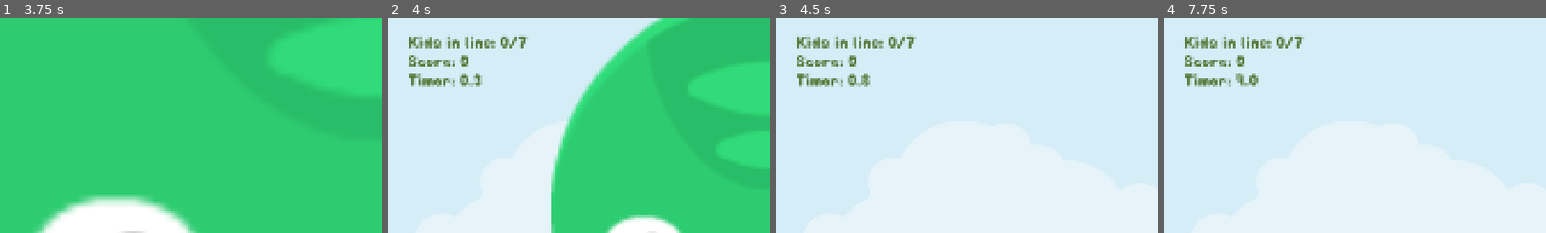
Above: before the commit, frames 1-4 (left to right).
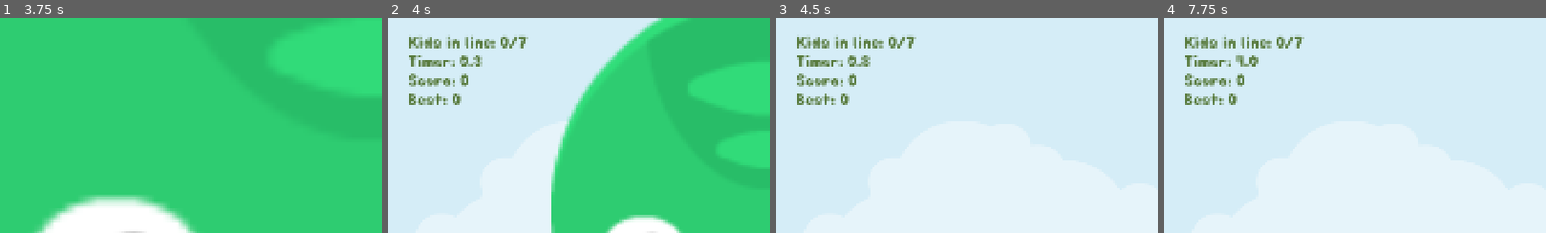
Above: after the commit, the same moments.

Repository: lazaromenezes/zen-jam-10
Game: Godot game, scene res://src/screens/title/title_screen.tscn
Same seed, same stepped clock (60 frames per second), same inputs: the game is played once before the commit and once after it.
Inputs:
- Up to frame 1 (3.75 s): click "1 Player" at 0.5 s; click "1 Player" at 1.25 s; click "1 Player" at 2 s; tap Enter (ui_accept) at 2.75, 3.02 s
- Up to frame 2 (4 s): tap Enter (ui_accept) at 3.77 s
- Up to frame 3 (4.5 s): no input
- Up to frame 4 (7.75 s): tap Enter (ui_accept) at 5.27, 6.02, 6.77 s
The pictures show only the part of the screen within x 0-50%, y 0-50%; the shares and areas given below are measured in that part.

Frame 1 is identical in both runs. In frame 2, 1.5% of the frame differs, in the area x 5-25%, y 17-41%; in frame 3, 1.5%; in frame 4, 1.6%.

Commit message:
Saving and loading record

Diff:
--- a/src/objects/line_manager/line_manager.gd
+++ b/src/objects/line_manager/line_manager.gd
@@ -18,6 +18,15 @@
 var _line_count: int
 var _score: int
 var _reset_timer: bool = false
+var _save_file: String = "save.sav"
+var _record: int
+
+func _enter_tree() -> void:
+	var record := _load_record()
+	if record == -1:
+		push_error("Error while loading current record")
+		record = 0
+	_record = record
 
 func _ready() -> void:
 	_spawn_kid.call_deferred()
@@ -32,6 +41,9 @@
 func get_max_kids_inline() -> int:
 	return _max_kids_inline
 
+func get_record() -> int:
+	return _record
+
 func _spawn_kid() -> void:
 	var kid := _kid_scene.instantiate() as Kid
 	add_sibling(kid)
@@ -41,7 +53,27 @@
 	kid.exit_line.connect(_on_exit_line)
 
 func _game_over() -> void:
+	if _score > _record:
+		_record = _score
+		_save_record()
 	SceneManager.transition_to.call_deferred(SceneManager.Scene.GAME_OVER, false)
+
+func _save_record() -> void:
+	var file = FileAccess.open("user://" + _save_file, FileAccess.WRITE)
+	if not file:
+		printerr("Fail to open file for saving: " + str(FileAccess.get_open_error()))
+		return
+	file.store_32(_record)
+
+func _load_record() -> int:
+	if not FileAccess.file_exists("user://" + _save_file):
+		return 0
+	var file = FileAccess.open("user://" + _save_file, FileAccess.READ)
+	if not file:
+		printerr("Fail to open file for loading: " + str(FileAccess.get_open_error()))
+		return -1
+	var record := file.get_32()
+	return record
 
 func _on_timeout() -> void:
 	_spawn_kid()
--- a/src/ui/hud/hud.gd
+++ b/src/ui/hud/hud.gd
@@ -3,6 +3,7 @@
 
 @export var _in_line_label: Label
 @export var _score_label: Label
+@export var _record_label: Label
 @export var _timer_label: Label
 @export var _line_manager: LineManager
 
@@ -14,6 +15,7 @@
 	_line_manager.updated_line.connect(_on_update_in_line_count)
 	_line_manager.scored.connect(_on_update_score)
 	_on_update_in_line_count(0)
+	_record_label.text = "Best: " + str(_line_manager.get_record())
 
 func _process(_delta: float) -> void:
 	var time := (Time.get_ticks_msec() - _start_time)/1000.0
--- a/src/ui/hud/hud.tscn
+++ b/src/ui/hud/hud.tscn
@@ -6,12 +6,13 @@
 font_size = 42
 font_color = Color(0.34902, 0.482353, 0.243137, 1)
 
-[node name="HUD" type="MarginContainer" node_paths=PackedStringArray("_in_line_label", "_score_label", "_timer_label")]
+[node name="HUD" type="MarginContainer" node_paths=PackedStringArray("_in_line_label", "_score_label", "_record_label", "_timer_label")]
 theme_override_constants/margin_left = 50
 theme_override_constants/margin_top = 40
 script = ExtResource("1_jobw0")
 _in_line_label = NodePath("VBoxContainer/InLIne")
 _score_label = NodePath("VBoxContainer/Score")
+_record_label = NodePath("VBoxContainer/Record")
 _timer_label = NodePath("VBoxContainer/Timer")
 
 [node name="VBoxContainer" type="VBoxContainer" parent="."]
@@ -22,12 +23,17 @@
 text = "Kids in line: 0/0"
 label_settings = SubResource("LabelSettings_6bjex")
 
+[node name="Timer" type="Label" parent="VBoxContainer"]
+layout_mode = 2
+text = "Time: 0.0"
+label_settings = SubResource("LabelSettings_6bjex")
+
 [node name="Score" type="Label" parent="VBoxContainer"]
 layout_mode = 2
 text = "Score: 0"
 label_settings = SubResource("LabelSettings_6bjex")
 
-[node name="Timer" type="Label" parent="VBoxContainer"]
+[node name="Record" type="Label" parent="VBoxContainer"]
 layout_mode = 2
-text = "Time: 0.0"
+text = "Best: 0"
 label_settings = SubResource("LabelSettings_6bjex")
